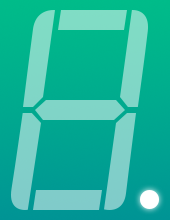
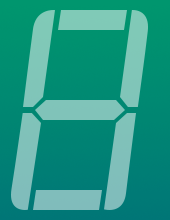
Two versions of the same layered image (170x220). Layer-by-layer changes:
renamed "Layer 2" to "Back", painted on it over [left=0, top=0, right=170, bottom=220]
